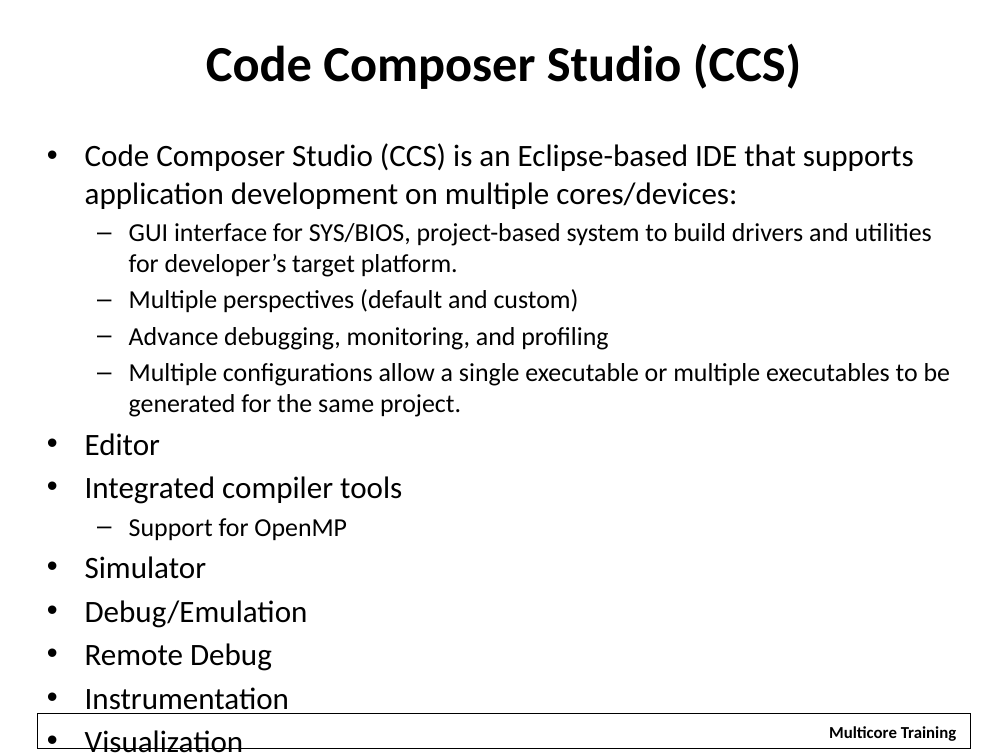
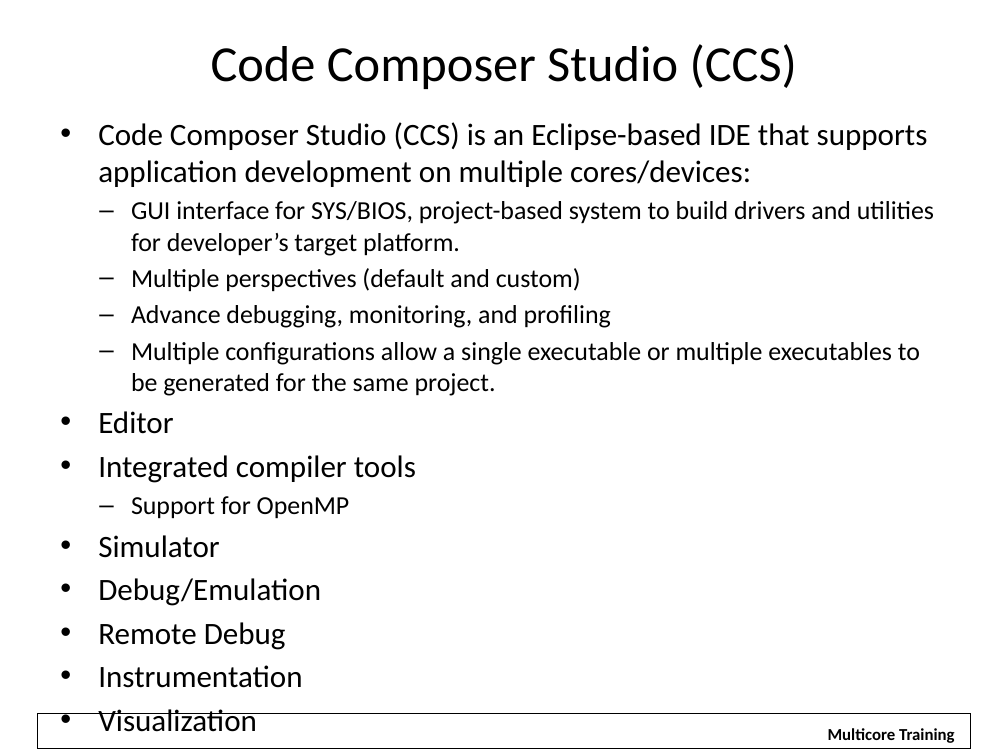
Before and after one commit to hari1989/keystone-workshop, a slide deck: slide 8 of slides/Introduction to KeyStone Software Ecosystem.pptx (slide 7 before the commit). Drawn at 1008x756 pixels with LibreOffice and Linux fonts; fonts in the diff are those of the drawing; background and template pictures are left out. Boxes give left, top, right and bottom in pixels: in the first picture for what was removed or moved away, otherwise in the second. Text is boxed around its words. In the diff, an @@ line names an element or a change of style, - is before the commit and + after.

Commit message:
Revisions based on 6/13/12 discussion; modifed ecosystem diagram and used as advanced organizer throughout lesson; fixed red URLs so they are now blue

```diff
--- a/slides/Introduction to KeyStone Software Ecosystem.pptx
+++ b/slides/Introduction to KeyStone Software Ecosystem.pptx
@@ title "Code Composer Studio (CCS)" at (211,44,797,89): bold off @@
@@ text "Code Composer Studio (CCS) is ...": place and size @@
-text "Code Composer Studio (CCS) is ..." at (85,143,950,714)
+text "Code Composer Studio (CCS) is ..." at (98,122,934,688)
@@ text at (131,201,934,519): indent changed @@
@@ text "Multicore Training" rewrapped from (818,717,968,747) to (828,728,954,743) @@
```
Also in this commit, not shown: 15 other slides changed, 1 slide added.
